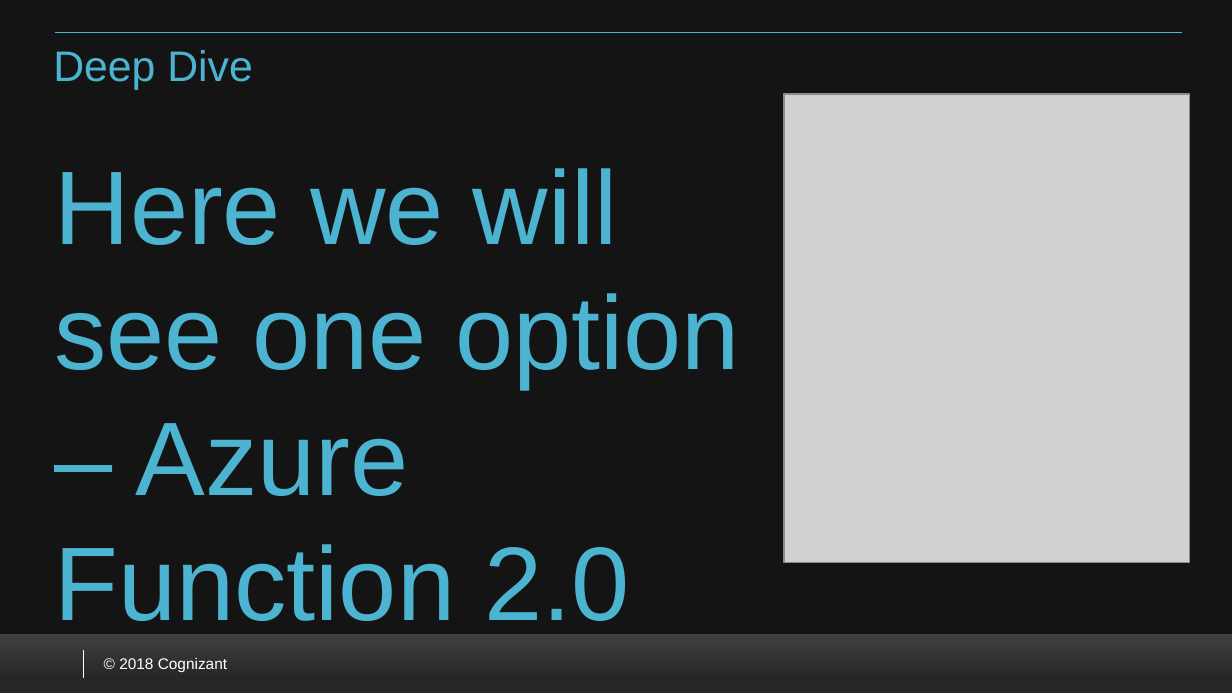
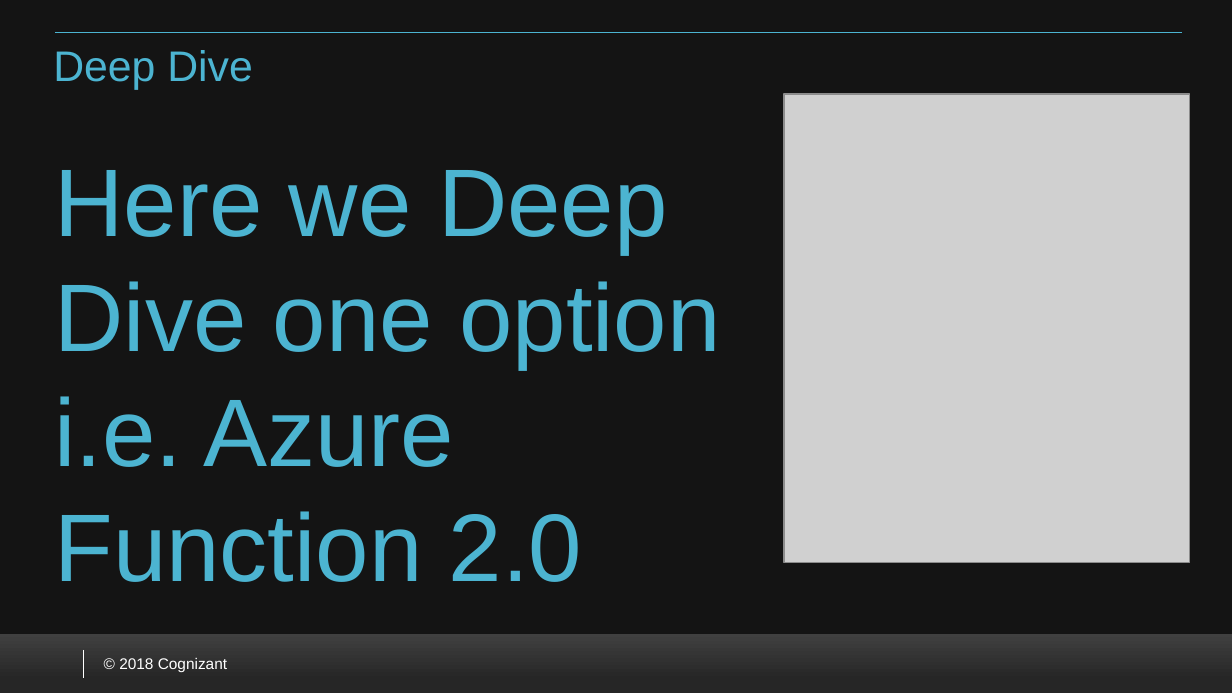
Before and after one commit to VenkateshSrini/MyDocuments, a slide deck: slide 8 of Azurefunction 2.0.pptx. Drawn at 1232x693 pixels with LibreOffice and Linux fonts; fonts in the diff are those of the drawing; grey boxes stand for pictures; background and template pictures are left out. Boxes give left, top, right and bottom in pixels: in the first picture for what was removed or moved away, otherwise in the second. Text is boxed around its words. In the diff, an @@ line names an element or a change of style, - is before the commit and + after.

Commit message:
minor changes

```diff
--- a/Azurefunction 2.0.pptx
+++ b/Azurefunction 2.0.pptx
@@ text at (x1=55, y1=170, x2=720, y2=582): text changed; size 61 to 56.1 pt @@
-Here we will see one option – Azure Function 2.0
+Here we Deep Dive one option i.e. Azure Function 2.0
```
Also in this commit, not shown: 3 other slides changed.
